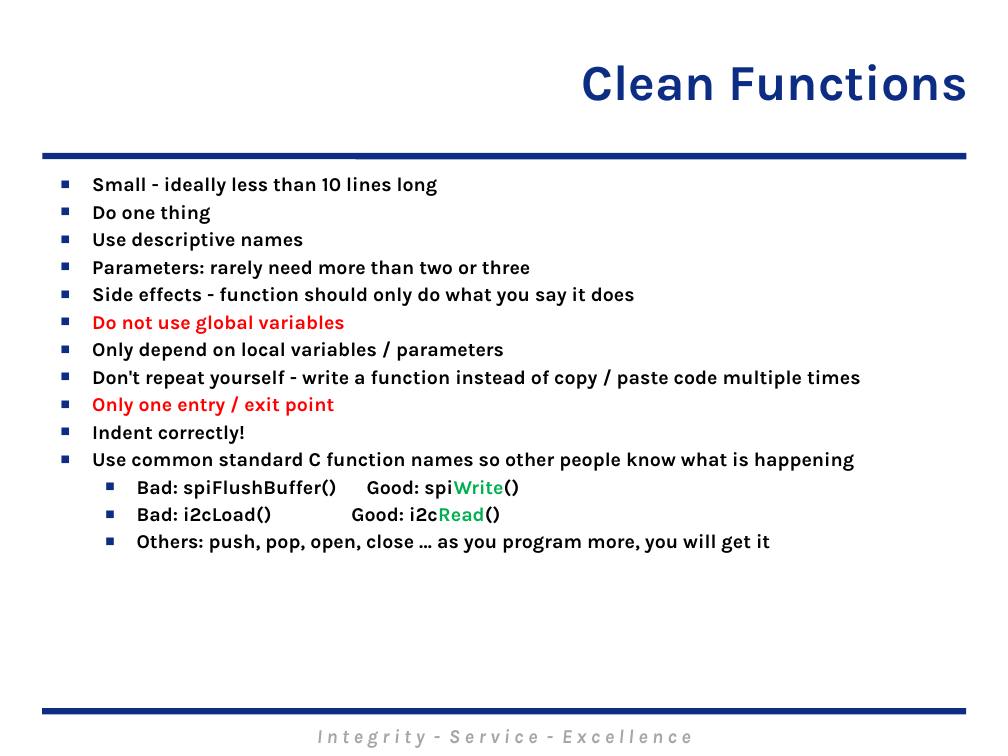
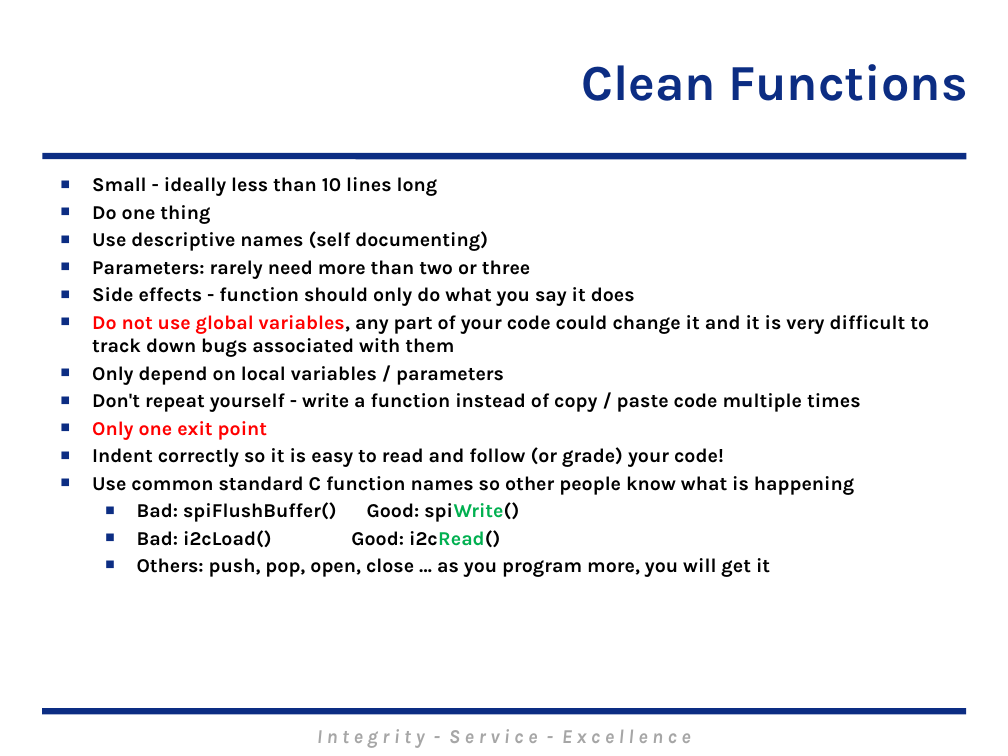
Before and after one commit to MarsUniversity/ECE382, a slide deck: slide 7 of source/lessons/lsn21/Lsn21.pptx. Drawn at 1008x756 pixels with LibreOffice and Linux fonts; fonts in the diff are those of the drawing; background and template pictures are left out. Boxes give left, top, right and bottom in pixels: in the first picture for what was removed or moved away, otherwise in the second. Text is boxed around its words. In the diff, an @@ line names an element or a change of style, - is before the commit and + after.

Commit message:
update to hw and slides

```diff
--- a/source/lessons/lsn21/Lsn21.pptx
+++ b/source/lessons/lsn21/Lsn21.pptx
@@ text at box(92, 231, 488, 251): text changed @@
-■ Use descriptive names
+■ Use descriptive names (self documenting)
@@ text at box(92, 315, 929, 357): text changed; text colour #FF0000 to #000000 @@
-■ Do not use global variables
+■ Do not use global variables, any part of your code could change it and it is very difficult to track down bugs associated with them
@@ text at box(92, 421, 724, 467): text changed; text colour #FF0000 to #000000 @@
-■ Only one entry / exit point
-■ Indent correctly!
+■ Only one exit point
+■ Indent correctly so it is easy to read and follow (or grade) your code!
```
Also in this commit, not shown: 2 other slides changed, 31 other files.
